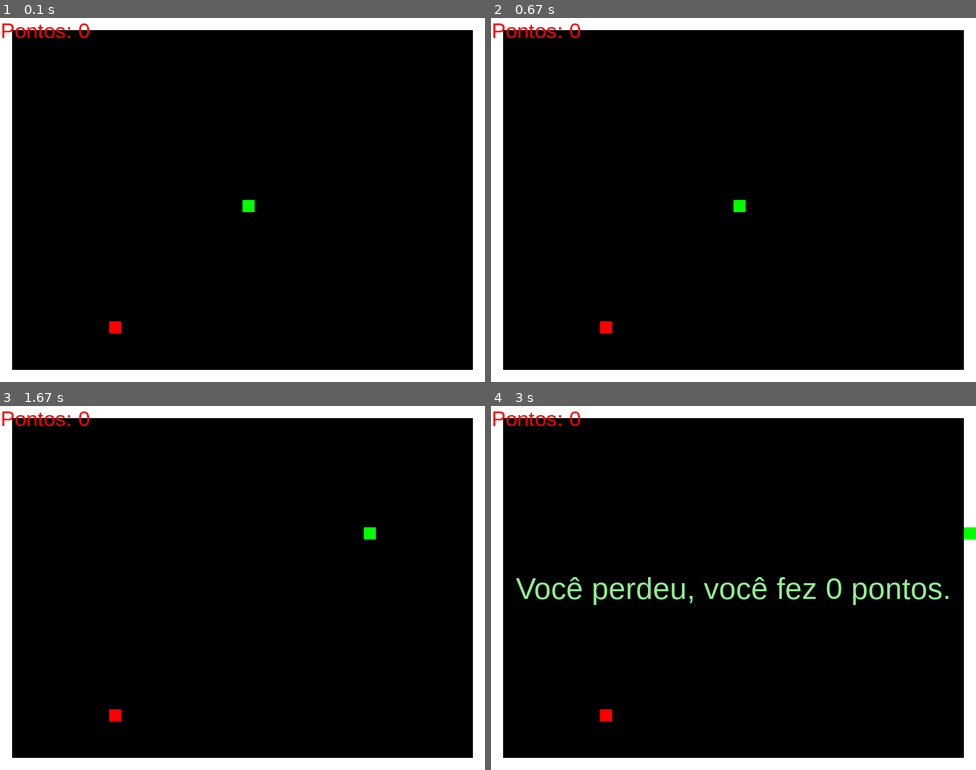
Above: before the commit, frames 1-4 (two rows, left to right).
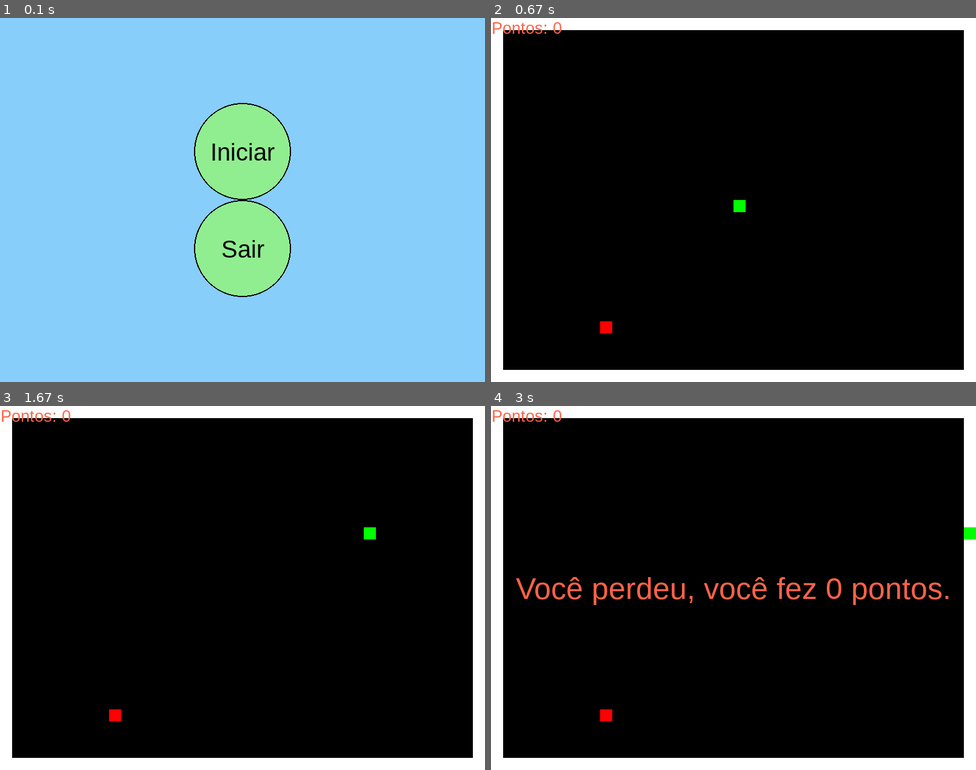
Above: after the commit, the same moments.

Repository: esteveseverson/pygame_snake
Game: pygame game, started from main.py
Two runs of this game, one before a commit and one after it. Both use one fixed random seed, a clock stepped at 60 frames per second and the inputs below.
Inputs (mouse positions are in pixels of both pictures, inside the frame that each line leads up to):
- Up to frame 1 (0.1 s): no input
- Up to frame 2 (0.67 s): click (733, 181) at 0.38 s, where only the run after the commit has a clickable "Iniciar"
- Up to frame 3 (1.67 s): hold Right 0.67-1.13 s; move the mouse to (223, 602) at 0.7 s; hold Up 1.17-1.47 s; hold Right from 1.5 s (still down)
- Up to frame 4 (3 s): release Right at 1.97 s

The runs differ from the first frame. In frame 1, 99% of the frame differs, in the area x 0-100%, y 0-100%; in frame 2, 0.4%; in frame 3, 0.4%; in frame 4, 2.0%.

Commit message:
tela imical e otimizações

Diff:
--- a/main.py
+++ b/main.py
@@ -7,9 +7,11 @@
 
 # Definições de cores
 PRETO = (0, 0, 0)
+VERDE = (0, 255, 0)
+VERMELHO = (255, 0, 0)
 BRANCO = (255, 255, 255)
-VERMELHO = (255, 0, 0)
-VERDE = (0, 255, 0)
+VERMELHO_CLARO = (255, 99, 71)
+AZUL_CIELO = (135, 206, 250)
 VERDE_CLARO = (144, 238, 144)
 
 # Configurações da tela
@@ -97,8 +99,8 @@
         self.contador_comidas = 0
 
     def desenhar_pontuacao(self):
-        fonte = pg.font.SysFont('Helvetica', 35)
-        texto = fonte.render(f'Pontos: {self.pontuacao}', True, VERMELHO)
+        fonte = pg.font.SysFont('Helvetica', 27)
+        texto = fonte.render(f'Pontos: {self.pontuacao}', True, VERMELHO_CLARO)
         TELA.blit(texto, [1, 1])
 
     def desenhar_bordas(self):
@@ -110,7 +112,7 @@
 
     def mostrar_mensagem(self, mensagem):
         fonte = pg.font.SysFont('Helvetica', 50)
-        texto = fonte.render(mensagem, True, VERDE_CLARO)
+        texto = fonte.render(mensagem, True, VERMELHO_CLARO)
         largura_texto = texto.get_width()
         altura_texto = texto.get_height()
         x = (LARGURA - largura_texto) / 2
@@ -157,8 +159,67 @@
         self.mostrar_mensagem(f'Você perdeu, você fez {self.pontuacao} pontos.')
         pg.time.wait(3000)  # Espera por 3 segundos antes de fechar o jogo
 
-# Executar o jogo
-Jogo().rodar()
-
-# Finalizar o Pygame
+class TelaInicial:
+    def __init__(self):
+        self.fonte = pg.font.SysFont('Helvetica', 50)
+        self.espaco_vertical = 100
+        self.raio_botao = 80  # Aumentar o raio para garantir que o texto se encaixe melhor
+
+    def desenhar_botao(self, texto, posicao, cor_fundo, cor_texto):
+        fonte = pg.font.SysFont('Helvetica', 40)
+        texto_renderizado = fonte.render(texto, True, cor_texto)
+        largura_texto = texto_renderizado.get_width()
+        altura_texto = texto_renderizado.get_height()
+
+        # Desenho do botão redondo
+        x, y = posicao
+        centro_x = x
+        centro_y = y
+
+        # Desenha o círculo de fundo
+        pg.draw.circle(TELA, cor_fundo, (centro_x, centro_y), self.raio_botao)
+        # Desenha a borda do círculo
+        pg.draw.circle(TELA, cor_texto, (centro_x, centro_y), self.raio_botao, 2)
+
+        # Posiciona o texto no centro do botão
+        texto_x = centro_x - largura_texto // 2
+        texto_y = centro_y - altura_texto // 2
+        TELA.blit(texto_renderizado, (texto_x, texto_y))
+
+    def mostrar_tela(self):
+        clicou = False
+        while not clicou:
+            TELA.fill(AZUL_CIELO)
+
+            posicao_mouse = pg.mouse.get_pos()
+            for evento in pg.event.get():
+                if evento.type == pg.QUIT:
+                    pg.quit()
+                    return 'sair'
+                elif evento.type == pg.MOUSEBUTTONDOWN and evento.button == 1:
+                    if self.botao_jogar.collidepoint(posicao_mouse):
+                        clicou = True
+                        return 'iniciar'
+                    elif self.botao_sair.collidepoint(posicao_mouse):
+                        pg.quit()
+                        return 'sair'
+
+            # Atualiza as posições dos botões
+            self.botao_jogar = pg.Rect((LARGURA // 2 - self.raio_botao, ALTURA // 2 - 60 - self.espaco_vertical // 2), (self.raio_botao * 2, self.raio_botao * 2))
+            self.botao_sair = pg.Rect((LARGURA // 2 - self.raio_botao, ALTURA // 2 + self.espaco_vertical // 2), (self.raio_botao * 2, self.raio_botao * 2))
+
+            # Desenha os botões na tela
+            self.desenhar_botao('Iniciar', (LARGURA // 2, ALTURA // 2 - 30 - self.espaco_vertical // 2), VERDE_CLARO, PRETO)
+            self.desenhar_botao('Sair', (LARGURA // 2, ALTURA // 2 + 30 + self.espaco_vertical // 2), VERDE_CLARO, PRETO)
+
+            pg.display.update()
+
+# Executar a Tela Inicial
+tela_inicial = TelaInicial()
+opcao = tela_inicial.mostrar_tela()
+
+if opcao == 'iniciar':
+    jogo = Jogo()
+    jogo.rodar()
+
 pg.quit()
